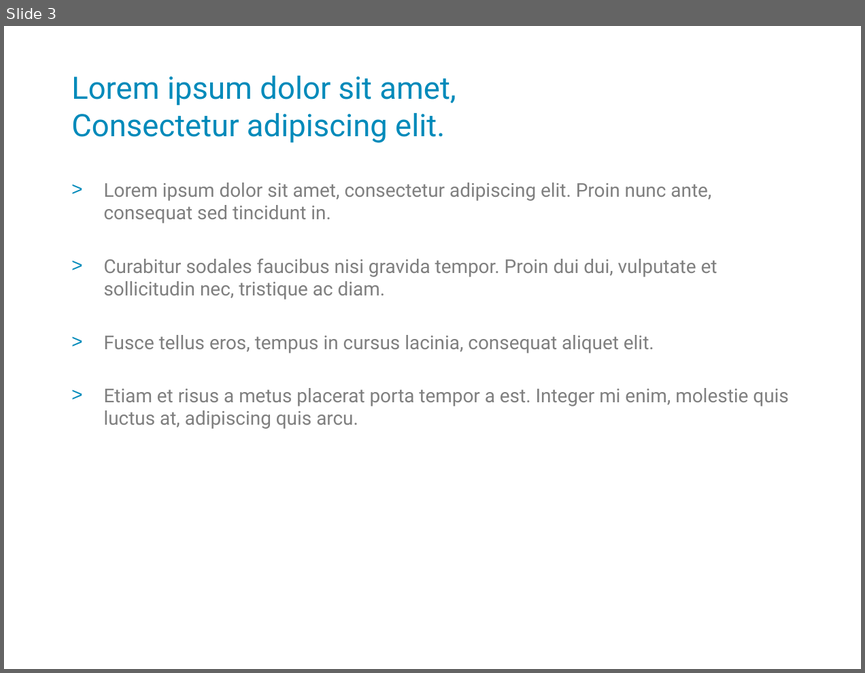
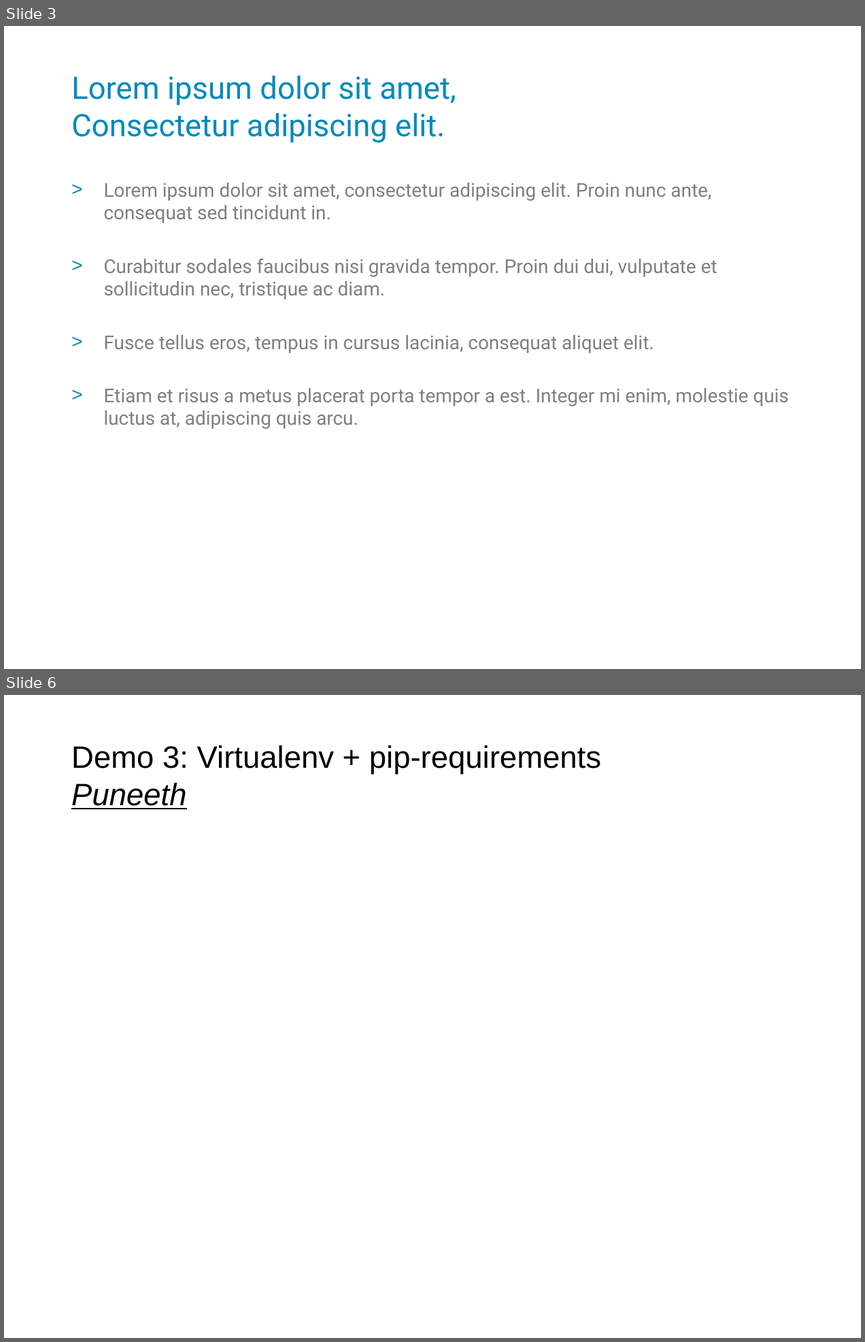
Before and after one commit to rwit/bencotto, a slide deck: doc/Django Pizza Sessie.odp. Shown one above the other, each under a label of ours: slide 3 before the commit, slides 3 and 6 after it; the slides between them are not shown. The pictures are 865x673 and 865x1342 pixels, drawn with LibreOffice and Linux fonts; fonts in the diff are those of the drawing; background and template pictures are left out. Boxes give left, top, right and bottom in pixels: in the first picture for what was removed or moved away, otherwise in the second. Text is boxed around its words. In the diff, an @@ line names an element or a change of style, - is before the commit and + after.

Commit message:
Added the demo's to the odp

```diff
--- a/doc/Django Pizza Sessie.odp
+++ b/doc/Django Pizza Sessie.odp
@@ slide 6 added at bbox=[4, 695, 861, 1338], background picture (left out) @@
@@ title added at bbox=[71, 745, 601, 809], 26 pt, text #000000 @@
+Demo 3: Virtualenv + pip-requirements
+Puneeth
```
Also in this commit, not shown: 2 slides changed, 3 other slides added.
